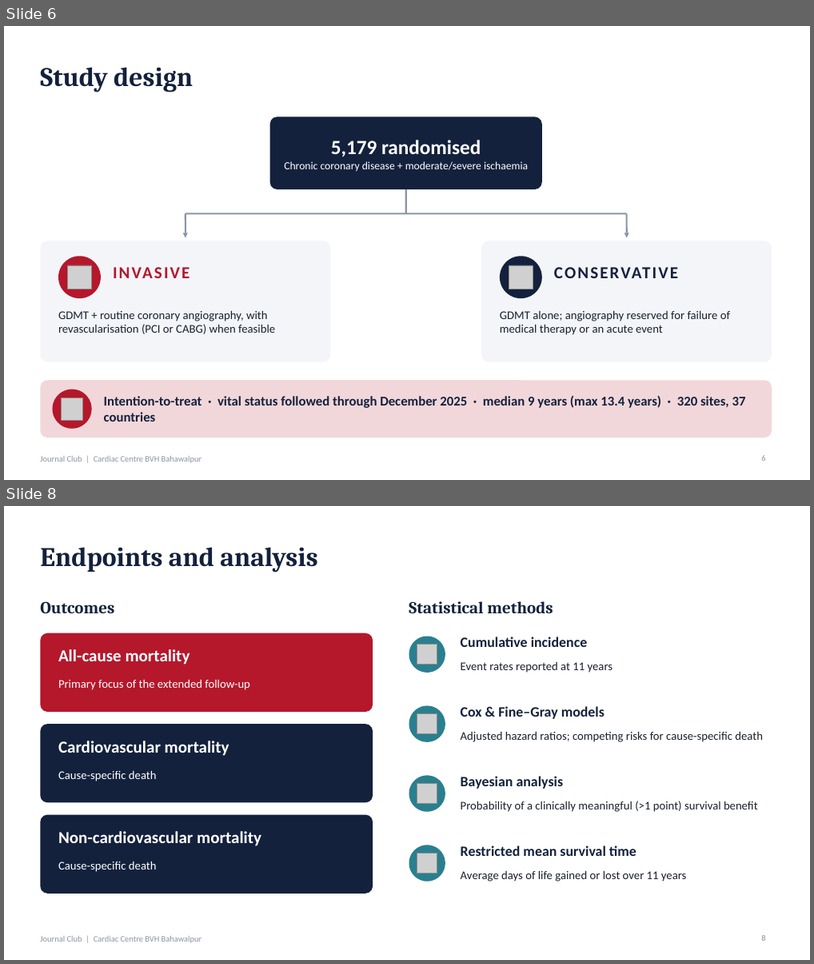
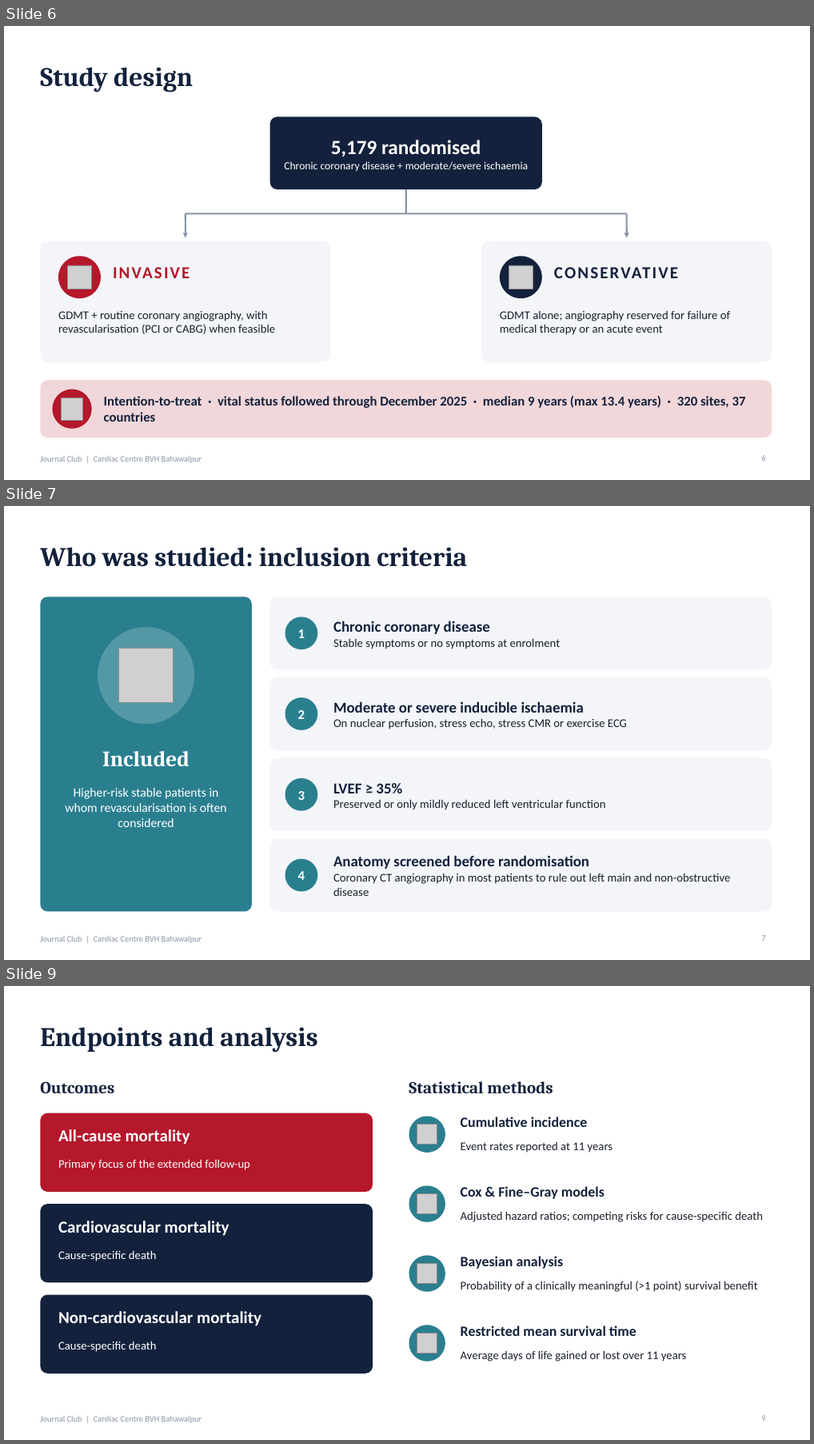
Before and after one commit to Waqar-msx9t/cs8630-A, a slide deck: ISCHEMIA-EXTEND_Journal_Club.pptx. Shown one above the other, each under a label of ours: slides 6 and 8 before the commit, slides 6, 7 and 9 after it; the slides between them are not shown. The pictures are 814x964 and 814x1444 pixels, drawn with LibreOffice and Linux fonts; fonts in the diff are those of the drawing; grey boxes stand for pictures. Boxes give left, top, right and bottom in pixels: in the first picture for what was removed or moved away, otherwise in the second. Text is boxed around its words. In the diff, an @@ line names an element or a change of style, - is before the commit and + after.

```diff
--- a/ISCHEMIA-EXTEND_Journal_Club.pptx
+++ b/ISCHEMIA-EXTEND_Journal_Club.pptx
@@ slide 7 added at <box>4,506,810,960</box>, background #FFFFFF; not listed: 1 template element that a slide beside it also shows @@
@@ title added at <box>40,547,467,567</box>, 32 pt, text #13213C, bold @@
+Who was studied: inclusion criteria
@@ rounded rectangle added at <box>40,596,252,912</box>, fill #2A7F8F @@
@@ rounded rectangle added at <box>270,596,772,669</box>, fill #F3F5F9 @@
@@ ellipse added at <box>286,616,318,649</box>, fill #2A7F8F @@
@@ text added at <box>334,620,561,649</box>, 14 pt, text #1A202C @@
+Chronic coronary disease
+Stable symptoms or no symptoms at enrolment
@@ ellipse added at <box>98,627,194,724</box>, fill #FFFFFF at 20% opacity @@
@@ picture added at <box>119,648,174,703</box> @@
@@ text added at <box>298,629,305,638</box>, 16 pt, text #FFFFFF, bold @@
+1
@@ rounded rectangle added at <box>270,677,772,750</box>, fill #F3F5F9 @@
@@ ellipse added at <box>286,697,318,730</box>, fill #2A7F8F @@
@@ text added at <box>298,710,305,719</box>, 16 pt, text #FFFFFF, bold @@
+2
@@ text added at <box>334,701,627,729</box>, 14 pt, text #1A202C @@
+Moderate or severe inducible ischaemia
+On nuclear perfusion, stress echo, stress CMR or exercise ECG
@@ text added at <box>102,751,190,766</box>, 26 pt, text #FFFFFF, bold @@
+Included
@@ rounded rectangle added at <box>270,758,772,831</box>, fill #F3F5F9 @@
@@ text added at <box>65,788,227,827</box>, 15 pt, text #FFFFFF @@
+Higher-risk stable patients in whom revascularisation is often considered
@@ ellipse added at <box>286,778,318,811</box>, fill #2A7F8F @@
@@ text added at <box>298,791,305,800</box>, 16 pt, text #FFFFFF, bold @@
+3
@@ text added at <box>334,783,606,810</box>, 14 pt, text #1A202C @@
+LVEF ≥ 35%
+Preserved or only mildly reduced left ventricular function
@@ rounded rectangle added at <box>270,839,772,912</box>, fill #F3F5F9 @@
@@ ellipse added at <box>286,859,318,892</box>, fill #2A7F8F @@
@@ text added at <box>334,855,731,896</box>, 14 pt, text #1A202C @@
+Anatomy screened before randomisation
+Coronary CT angiography in most patients to rule out left main and non-obstructive disease
@@ text added at <box>298,871,305,880</box>, 16 pt, text #FFFFFF, bold @@
+4
@@ page number added at <box>762,935,766,940</box>, 10 pt, text #8A94A6 @@
+7
@@ what was slide 8 is now slide 9 @@
```
Also in this commit, not shown: 2 slides changed, 3 other slides added, 2 slides removed.
